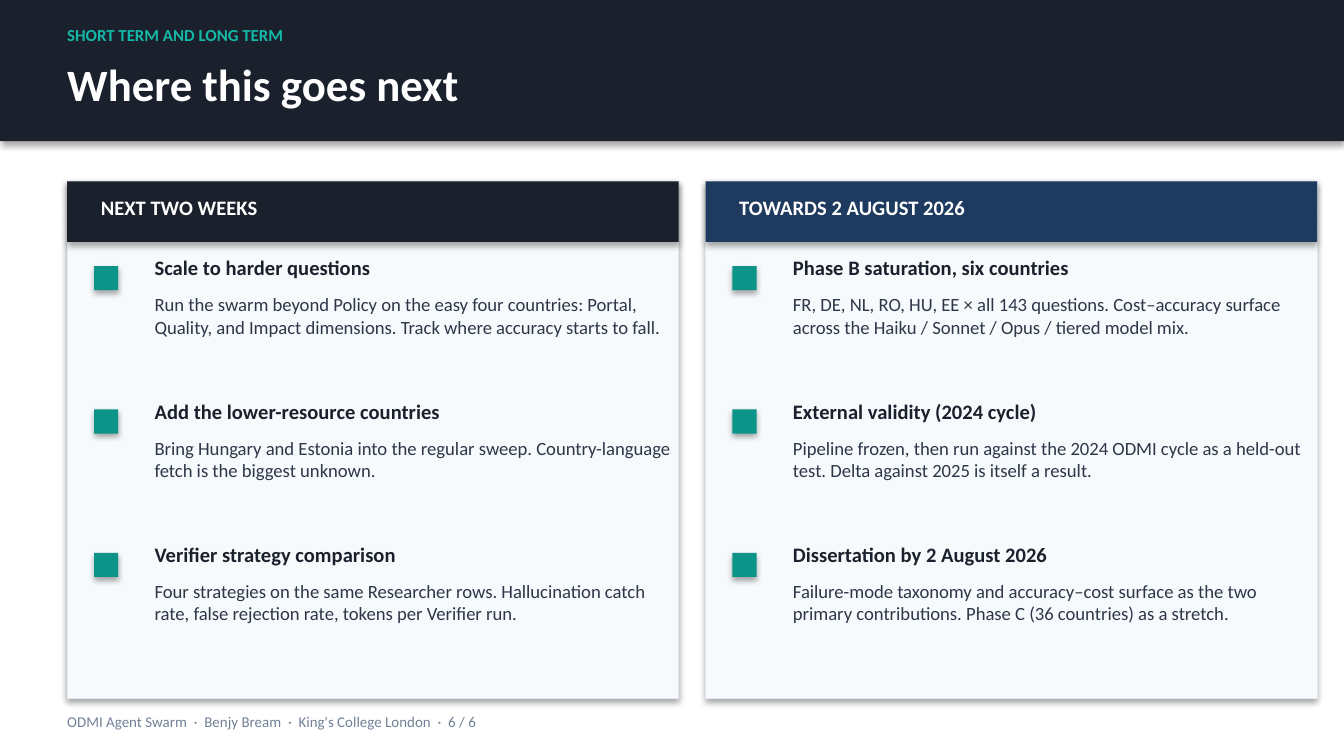
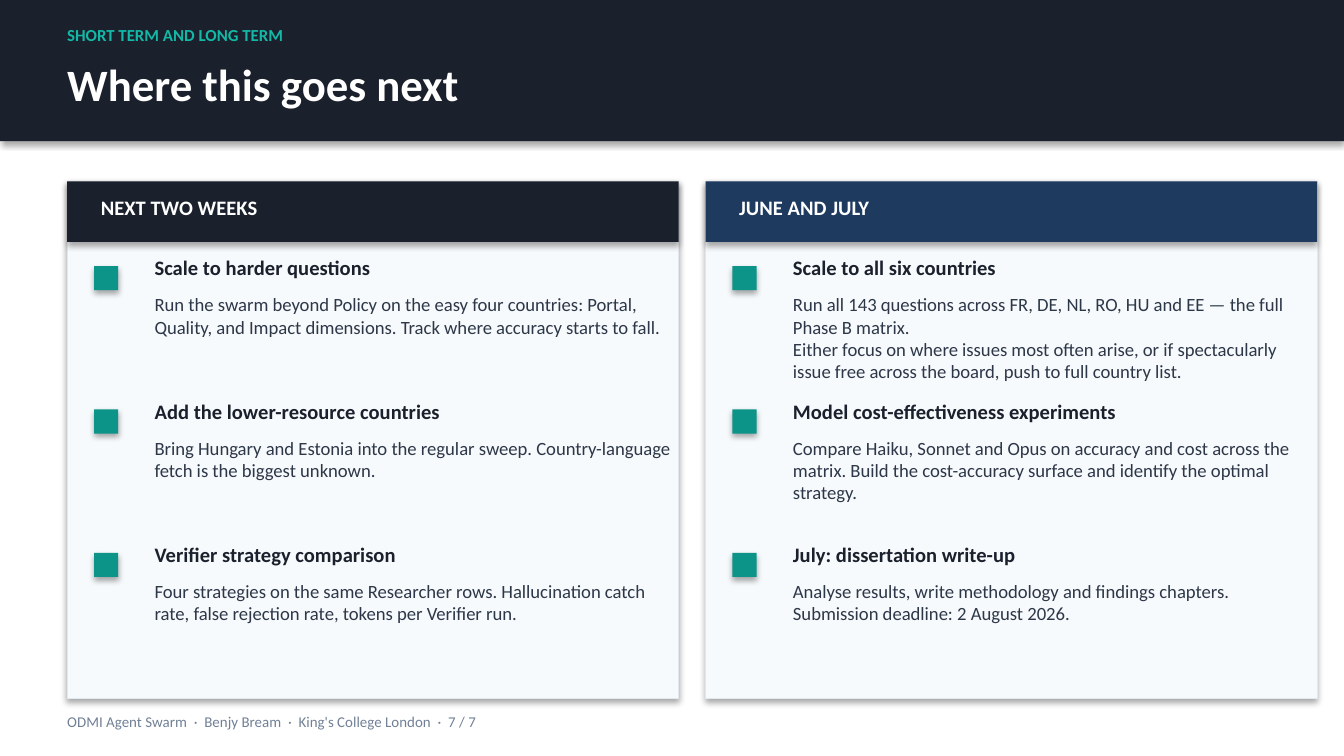
Before and after one commit to benjyb1/odmi-agent-swarm, a slide deck: slide 7 of docs/PROGRESS_SLIDES_2026-05-13.pptx. Drawn at 1344x756 pixels with LibreOffice and Linux fonts; fonts in the diff are those of the drawing. Boxes give left, top, right and bottom in pixels: in the first picture for what was removed or moved away, otherwise in the second. Text is boxed around its words. In the diff, an @@ line names an element or a change of style, - is before the commit and + after.

```diff
--- a/docs/PROGRESS_SLIDES_2026-05-13.pptx
+++ b/docs/PROGRESS_SLIDES_2026-05-13.pptx
@@ text at <box>739,201,869,215</box>: text changed @@
-TOWARDS 2 AUGUST 2026
+JUNE AND JULY
@@ text at <box>793,260,995,275</box>: text changed @@
-Phase B saturation, six countries
+Scale to all six countries
@@ text at <box>793,298,1283,381</box>: text changed @@
-FR, DE, NL, RO, HU, EE × all 143 questions. Cost–accuracy surface across the Haiku / Sonnet / Opus / tiered model mix.
+Run all 143 questions across FR, DE, NL, RO, HU and EE — the full Phase B matrix.
+Either focus on where issues most often arise, or if spectacularly issue free across the board, push to full country list.
@@ text at <box>793,404,1116,423</box>: text changed @@
-External validity (2024 cycle)
+Model cost-effectiveness experiments
@@ text at <box>793,442,1289,502</box>: text changed @@
-Pipeline frozen, then run against the 2024 ODMI cycle as a held-out test. Delta against 2025 is itself a result.
+Compare Haiku, Sonnet and Opus on accuracy and cost across the matrix. Build the cost-accuracy surface and identify the optimal strategy.
@@ text at <box>793,547,1015,566</box>: text changed @@
-Dissertation by 2 August 2026
+July: dissertation write-up
@@ text at <box>793,585,1229,623</box>: text changed @@
-Failure-mode taxonomy and accuracy–cost surface as the two primary contributions. Phase C (36 countries) as a stretch.
+Analyse results, write methodology and findings chapters. Submission deadline: 2 August 2026.
@@ text at <box>67,716,476,730</box>: text changed @@
-ODMI Agent Swarm · Benjy Bream · King's College London · 6 / 6
+ODMI Agent Swarm · Benjy Bream · King's College London · 7 / 7
```
Also in this commit, not shown: 6 other slides changed, 2 other files.
